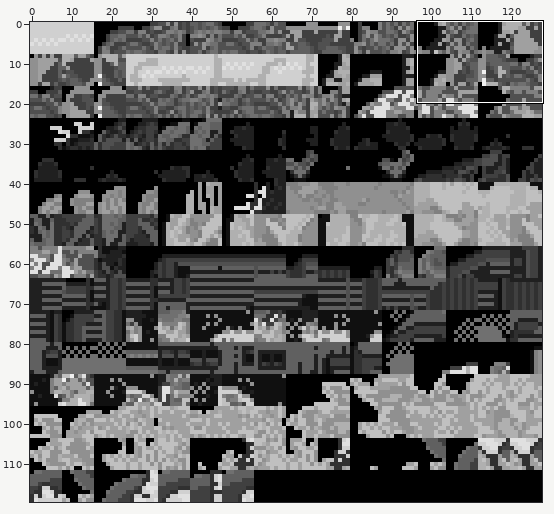
Edited in one commit: sprite sheet (data/tilesets/secondary/beach/tiles.png). The first picture is a wide view before the edit; the outline marks the close-up.
Close-up. Before:
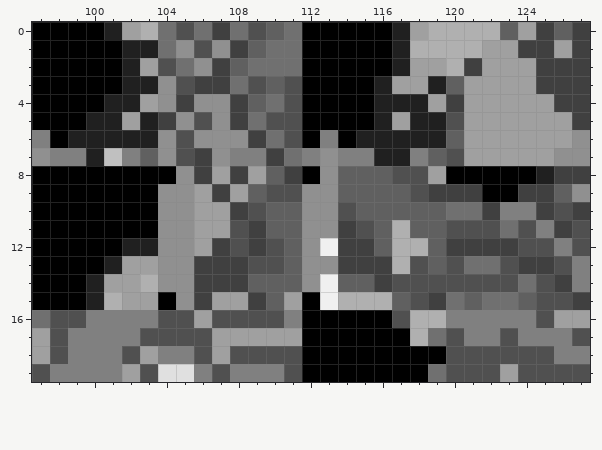
The file is 128x120 pixels. Shown: x 97..127, y 0..19. The commit also changed other parts of the picture, which this record leaves out.
After the commit:
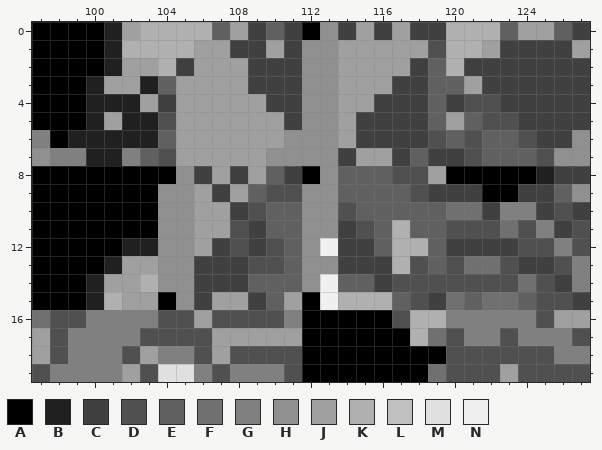
Palette (. is transparent): A #000000  B #202020  C #404040  D #505050  E #606060  F #707070  G #808080  H #909090  J #a0a0a0  K #b0b0b0  L #c0c0c0  M #e0e0e0  N #f0f0f0
From old to new:
y 0: x 104..109 FDFCFD -> KKKEJC; x 111 F -> C; x 113..119 AAAABJK -> HCJCJCC; x 125 C -> J
y 1: x 101..107 ABBFHDH -> BKKKKJJ; x 109..119 EFFAAAAABKK -> CJCHHJJJJJD; x 123 J -> C; x 126..127 JC -> CJ
y 2: x 101..102 AB -> BJ; x 104..119 DFHCEFFFAAAAABJJ -> KCJJJCCCHHJJJJCE; x 122..124 JJJ -> CCC
y 3: x 100..102 AAB -> BJJ; x 104..119 HDCCFDEDAAAABJJB -> EJJJJCCCHHJJJCCE; x 122..124 JJJ -> CCC
y 4: x 100 A -> B; x 104..119 HCHHCEFDAAAABBBJ -> CJJJJJCCHHJJCCCE; x 121..125 JJJJJ -> DDCCC
y 5: x 101..102 BJ -> JB; x 104..126 CHDHCFDDAAAABJBBDJJJJJJ -> DJJJJJJCHHJCCCCEJEDDCCC
y 6: x 104..119 HDHHHCFDAGABBBBB -> EJJJJJJHHHJCCCCD; x 121..126 JJJJJJ -> DEEDCC
y 7: x 101 L -> B; x 104..112 HDCHGGCFG -> DJJJJJHHH; x 114..125 GGBBGEDJJJJJ -> CJJCECCDEEED
